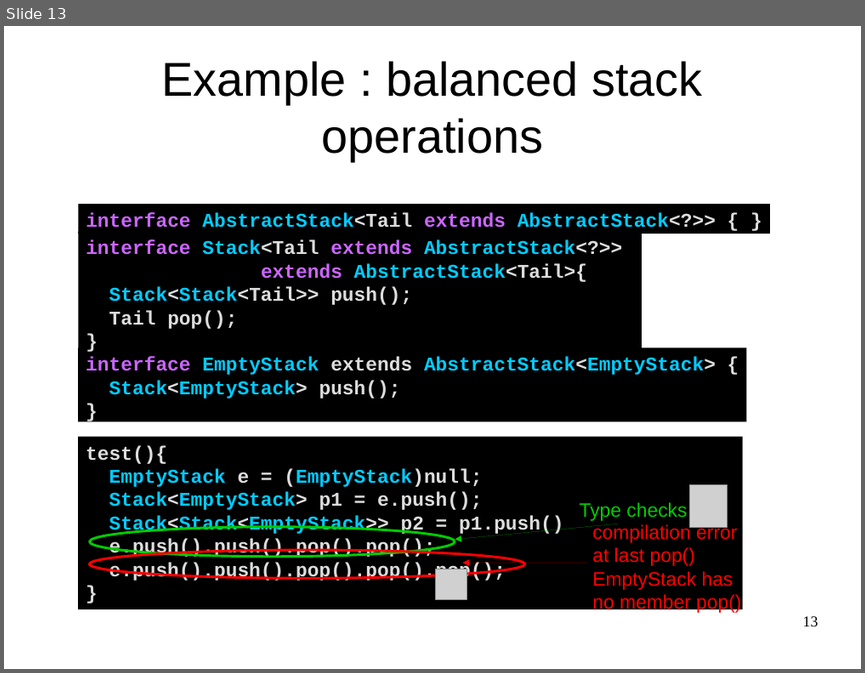
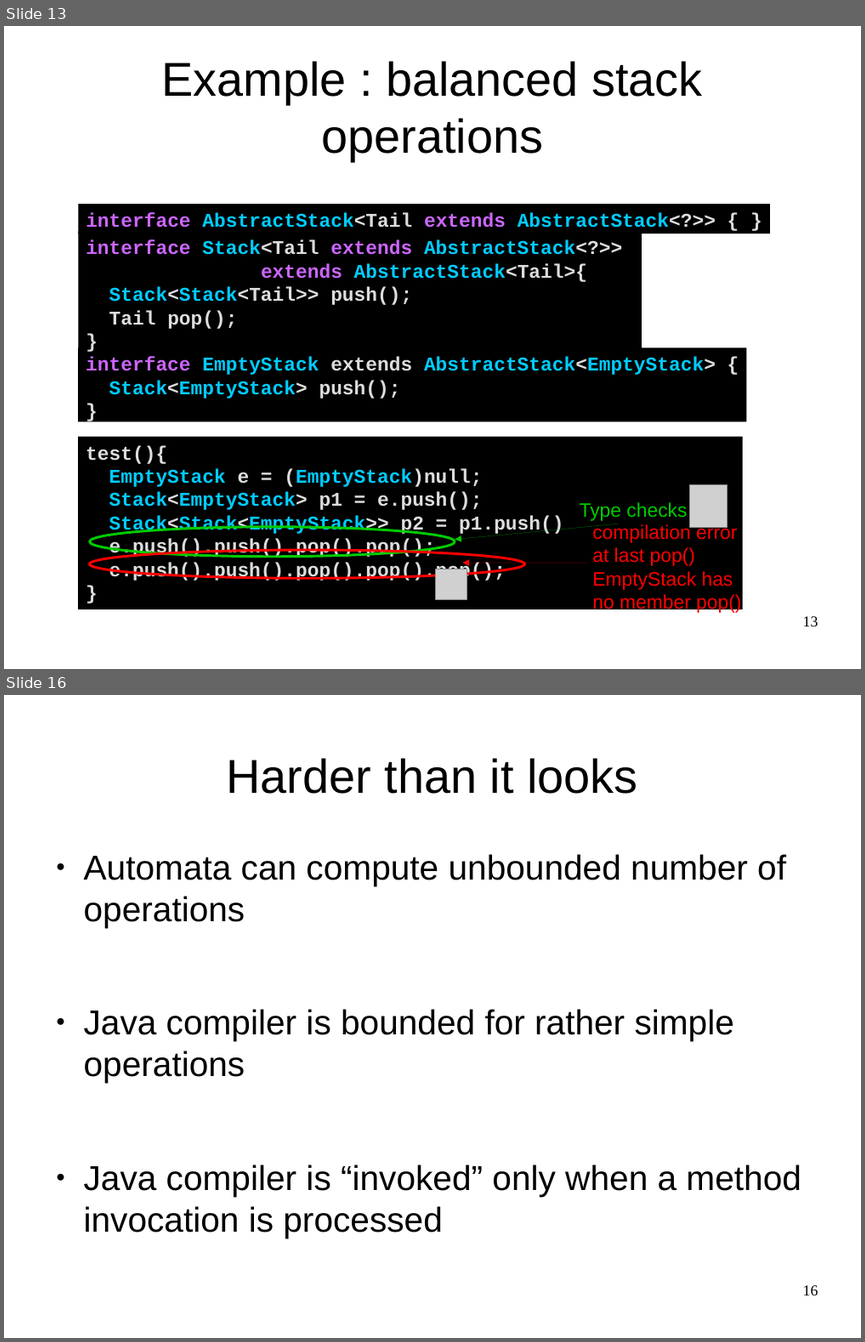
Before and after one commit to OriRoth/fling, a slide deck: Manuscripts/Thesis Seminar/Thesis Seminar.odp. Shown one above the other, each under a label of ours: slide 13 before the commit, slides 13 and 16 after it; the slides between them are not shown. The pictures are 865x673 and 865x1342 pixels, drawn with LibreOffice and Linux fonts; fonts in the diff are those of the drawing; grey boxes stand for pictures. Boxes give left, top, right and bottom in pixels: in the first picture for what was removed or moved away, otherwise in the second. Text is boxed around its words. In the diff, an @@ line names an element or a change of style, - is before the commit and + after.

```diff
--- a/Manuscripts/Thesis Seminar/Thesis Seminar.odp
+++ b/Manuscripts/Thesis Seminar/Thesis Seminar.odp
@@ slide 16 added at (4,695,861,1338), background #FFFFFF @@
@@ title added at (226,758,637,794), 44 pt, text #000000 @@
+Harder than it looks
@@ text added at (84,854,800,1237), 32 pt, text #000000 @@
+● Automata can compute unbounded number of operations
+● Java compiler is bounded for rather simple operations
+● Java compiler is “invoked” only when a method invocation is processed
@@ page number added at (803,1285,818,1295), 14 pt, text #000000 @@
+16
```
Also in this commit, not shown: 2 slides changed, 2 other slides added.
